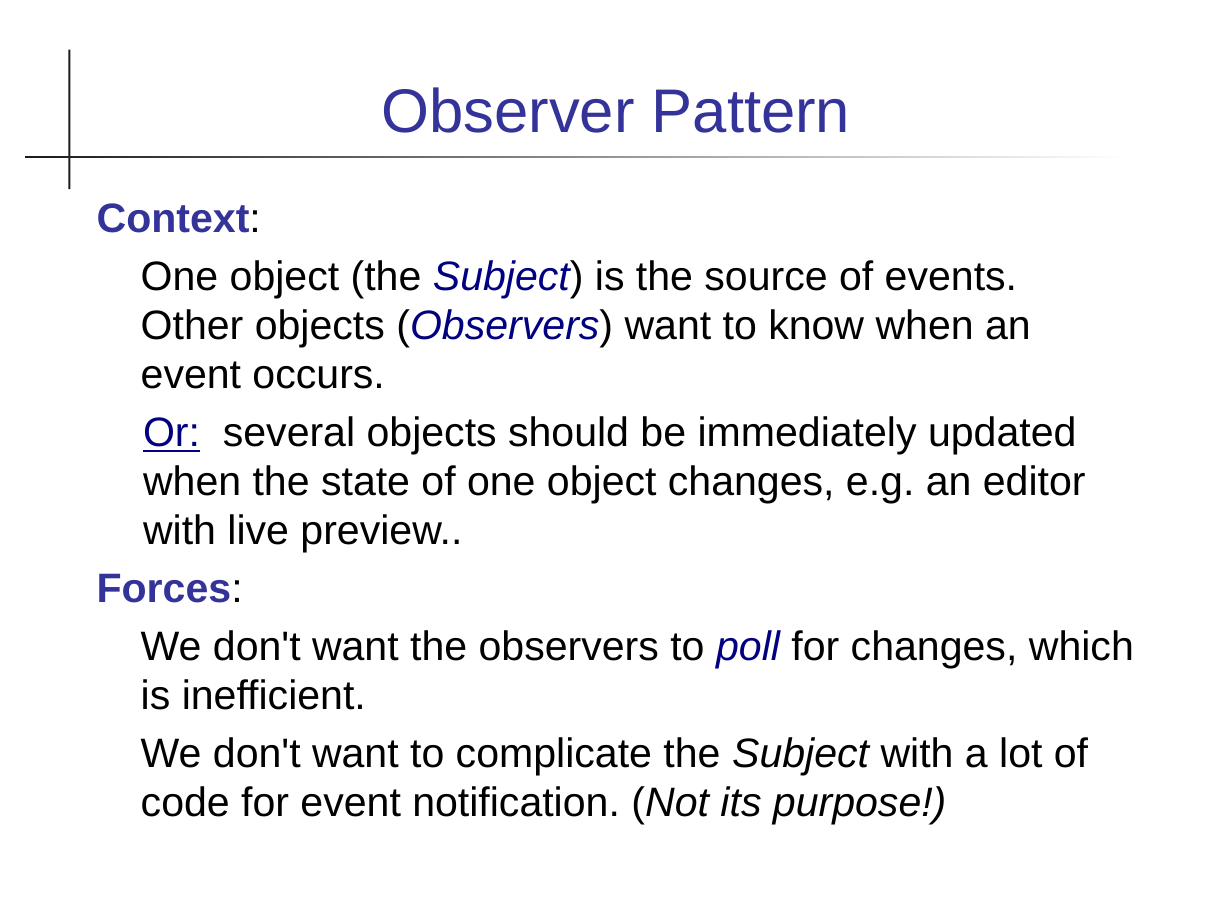
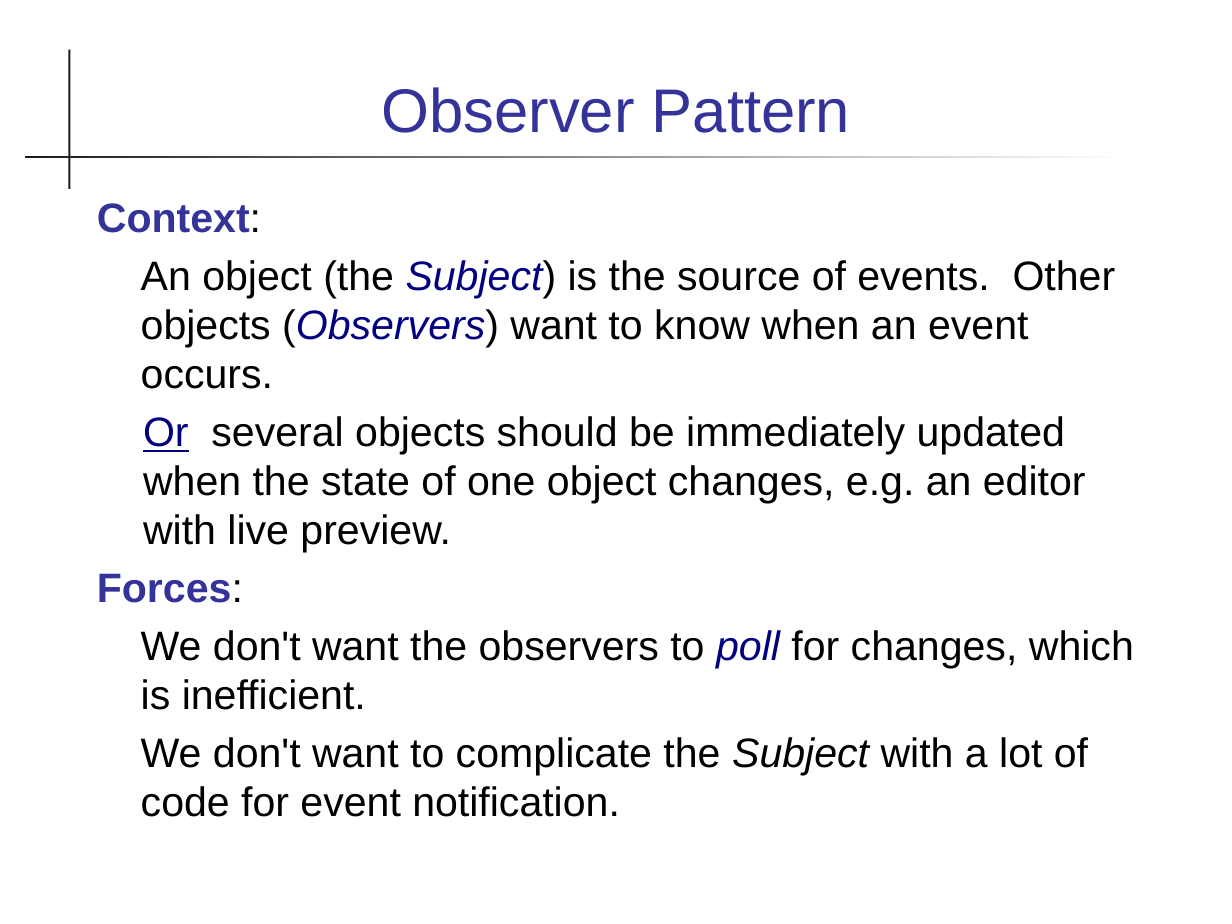
Before and after one commit to skeoop/skeoop.github.io, a slide deck: slide 1 of patterns/Observer-Pattern.ppt. Drawn at 1232x924 pixels with LibreOffice and Linux fonts; fonts in the diff are those of the drawing. Boxes give left, top, right and bottom in pixels: in the first picture for what was removed or moved away, otherwise in the second. Text is boxed around its words. In the diff, an @@ line names an element or a change of style, - is before the commit and + after.

Commit message:
Add Lab14, update observer slides

```diff
--- a/patterns/Observer-Pattern.ppt
+++ b/patterns/Observer-Pattern.ppt
@@ text at (141, 260, 1116, 553): text changed @@
-One object (the Subject) is the source of events. Other objects (Observers) want to know when an event occurs.
-Or: several objects should be immediately updated when the state of one object changes, e.g. an editor with live preview..
+An object (the Subject) is the source of events. Other objects (Observers) want to know when an event occurs.
+Or several objects should be immediately updated when the state of one object changes, e.g. an editor with live preview.
@@ text at (141, 737, 1088, 817): text changed @@
-We don't want to complicate the Subject with a lot of code for event notification. (Not its purpose!)
+We don't want to complicate the Subject with a lot of code for event notification.
```
Also in this commit, not shown: 6 other slides changed, 5 other files.
